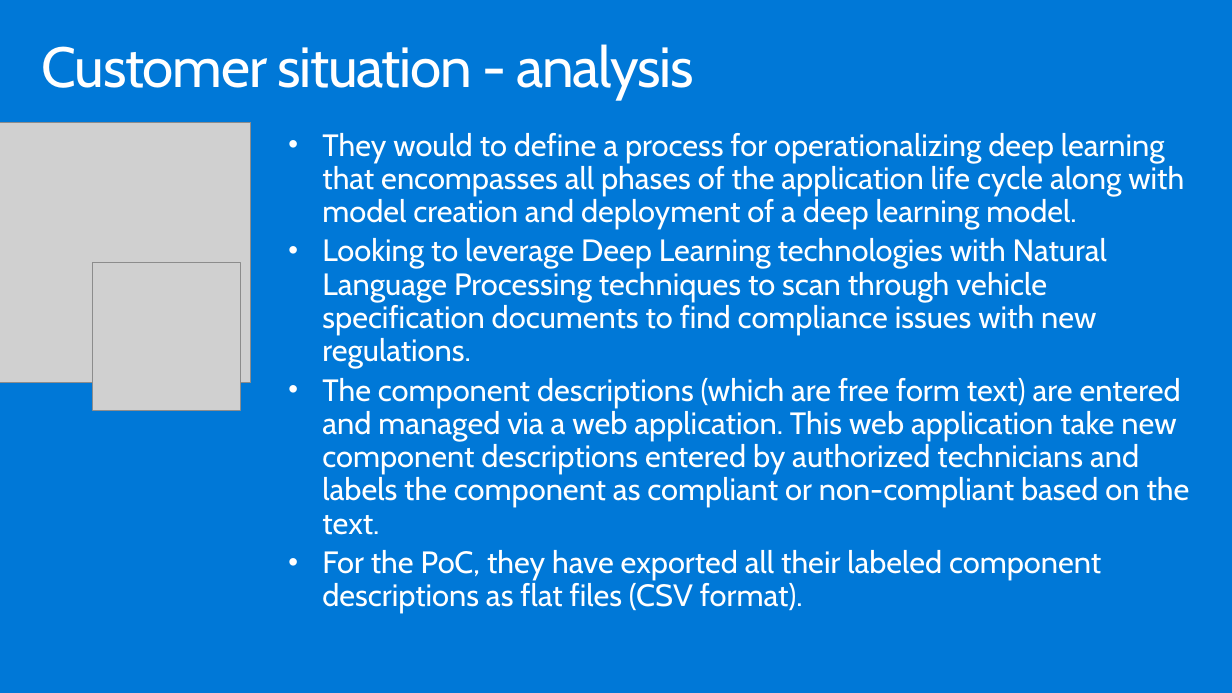
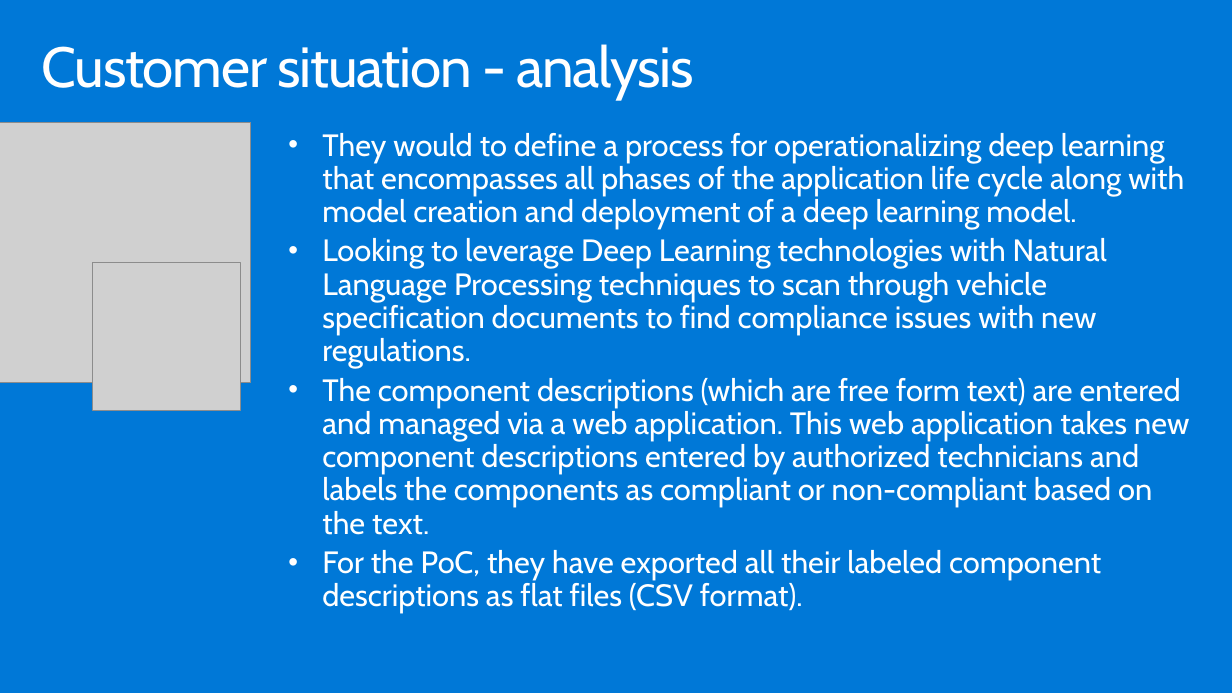
Before and after one commit to tgokal/MCW-ML-Ops, a slide deck: slide 5 of Whiteboard design session/WDS trainer presentation - MLOps.pptx. Drawn at 1232x693 pixels with LibreOffice and Linux fonts; fonts in the diff are those of the drawing; grey boxes stand for pictures. Boxes give left, top, right and bottom in pixels: in the first picture for what was removed or moved away, otherwise in the second. Text is boxed around its words. In the diff, an @@ line names an element or a change of style, - is before the commit and + after.

```diff
--- a/Whiteboard design session/WDS trainer presentation - MLOps.pptx
+++ b/Whiteboard design session/WDS trainer presentation - MLOps.pptx
@@ text at box(322, 378, 1189, 535): text changed @@
-• The component descriptions (which are free form text) are entered and managed via a web application. This web application take new component descriptions entered by authorized technicians and labels the component as compliant or non-compliant based on the text.
+• The component descriptions (which are free form text) are entered and managed via a web application. This web application takes new component descriptions entered by authorized technicians and labels the components as compliant or non-compliant based on the text.
```
Also in this commit, not shown: 1 other slide changed, 2 other files.
